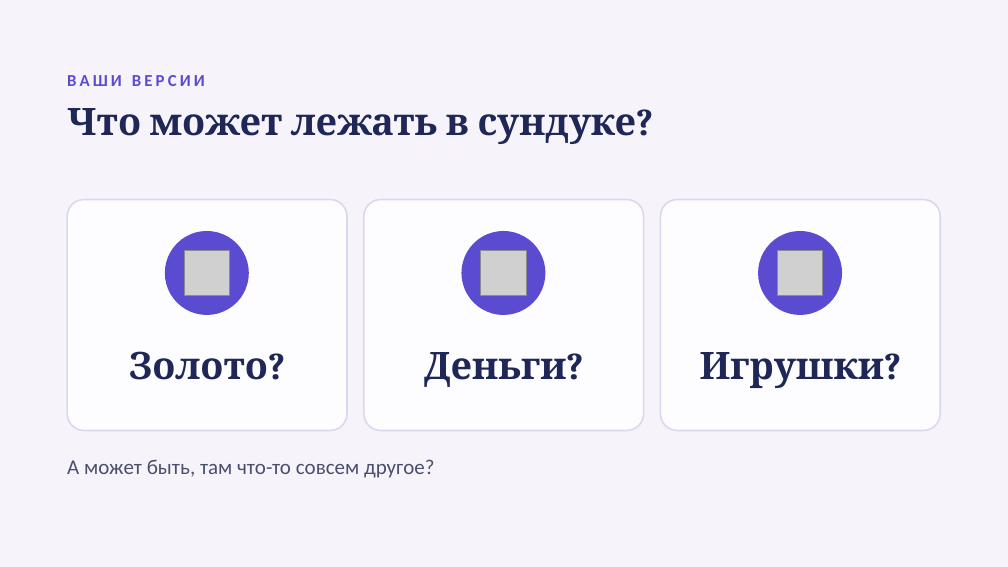
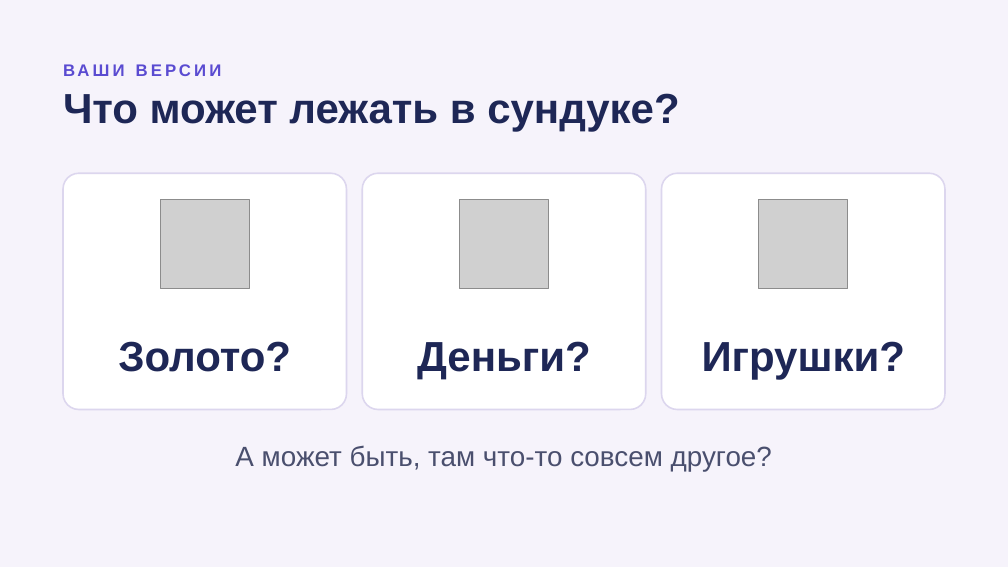
Before and after one commit to zxkaize-cell/kaize, a slide deck: slide 3 of presentations/Песни_о_дружбе.pptx. Drawn at 1008x567 pixels with LibreOffice and Linux fonts; fonts in the diff are those of the drawing; grey boxes stand for pictures; background and template pictures are left out. Boxes give left, top, right and bottom in pixels: in the first picture for what was removed or moved away, otherwise in the second. Text is boxed around its words. In the diff, an @@ line names an element or a change of style, - is before the commit and + after.

```diff
--- a/presentations/Песни_о_дружбе.pptx
+++ b/presentations/Песни_о_дружбе.pptx
@@ text "ВАШИ ВЕРСИИ": place and size @@
-text "ВАШИ ВЕРСИИ" at <box>67,75,205,86</box>
+text "ВАШИ ВЕРСИИ" at <box>63,57,945,81</box>
@@ text "ВАШИ ВЕРСИИ" at <box>63,57,945,81</box>: font Calibri to Arial; line spacing 1.15 to 1.1 @@
@@ text "Что может лежать в сундуке?": place and size @@
-text "Что может лежать в сундуке?" at <box>67,108,637,144</box>
+text "Что может лежать в сундуке?" at <box>63,93,679,132</box>
@@ text "Что может лежать в сундуке?" at <box>63,93,679,132</box>: size 36 to 40 pt, font Cambria to Arial @@
@@ size 36 to 40 pt, font Cambria to Arial; line spacing 1 to 1.1; fill none to #FFFFFF; outline none to #DCD6EE 1.5 pt in 3 elements at <box>362,173,646,409</box>, <box>662,173,945,409</box>, <box>63,173,346,409</box> @@
@@ rounded rectangle "Золото?": place and size @@
-rounded rectangle "Золото?" at <box>129,351,268,380</box>
+rounded rectangle "Золото?" at <box>63,173,346,409</box>
@@ rounded rectangle "Деньги?": place and size @@
-rounded rectangle "Деньги?" at <box>424,352,566,387</box>
+rounded rectangle "Деньги?" at <box>362,173,646,409</box>
@@ rounded rectangle "Игрушки?": place and size @@
-rounded rectangle "Игрушки?" at <box>700,352,884,388</box>
+rounded rectangle "Игрушки?" at <box>662,173,945,409</box>
@@ rounded rectangle removed at <box>67,200,347,431</box> @@
@@ picture added at <box>160,200,250,289</box> @@
@@ rounded rectangle removed at <box>364,200,644,431</box> @@
@@ picture added at <box>460,200,549,289</box> @@
@@ rounded rectangle removed at <box>661,200,941,431</box> @@
@@ picture added at <box>758,200,848,289</box> @@
@@ ellipse removed at <box>165,231,249,315</box> @@
@@ ellipse removed at <box>461,231,545,315</box> @@
@@ ellipse removed at <box>758,231,842,315</box> @@
@@ picture removed at <box>185,250,230,296</box> @@
@@ picture removed at <box>481,250,526,296</box> @@
@@ picture removed at <box>777,250,823,296</box> @@
@@ text "А может быть, там что-то ...": place and size @@
-text "А может быть, там что-то ..." at <box>67,459,434,478</box>
+text "А может быть, там что-то ..." at <box>235,445,772,472</box>
@@ text "А может быть, там что-то ..." at <box>235,445,772,472</box>: size 20 to 26.5 pt, font Calibri to Arial; alignment left to centre; line spacing 1.15 to 1.1 @@
```
Also in this commit, not shown: 21 other slides changed.
